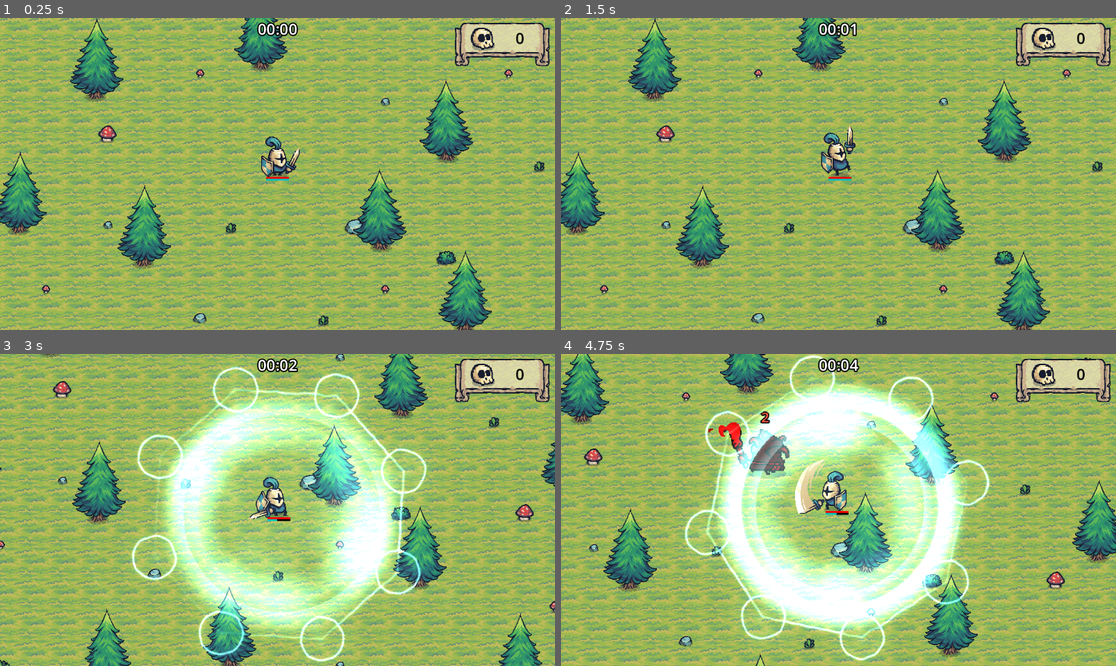
Above: before the commit, frames 1-4 (two rows, left to right).
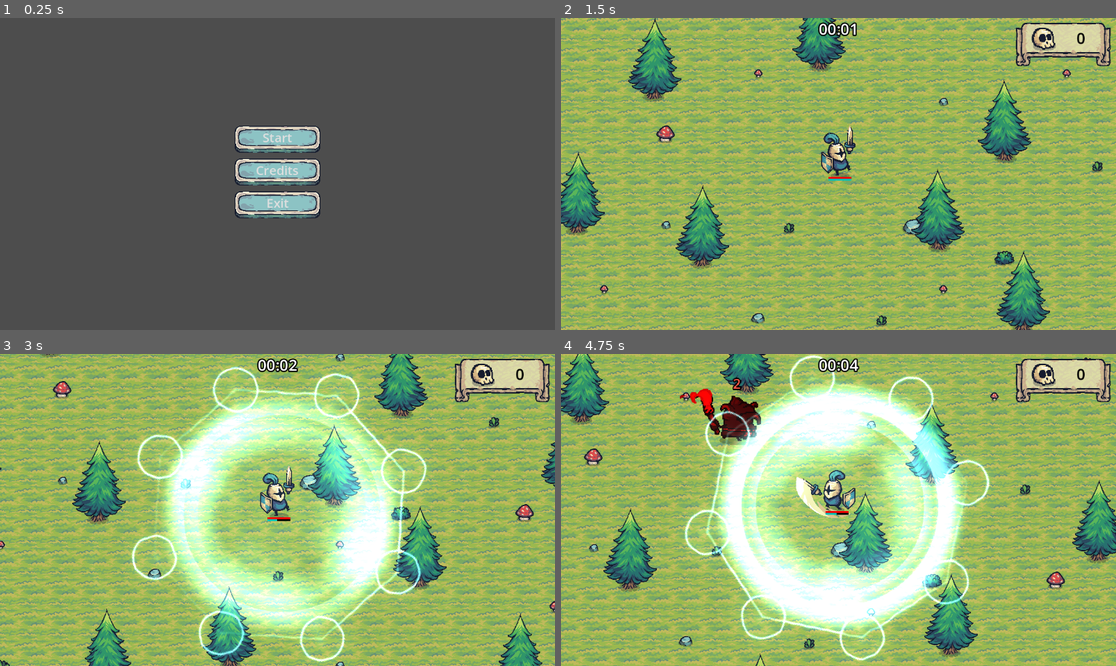
Above: after the commit, the same moments.

Repository: GracilianoOG/godot-dio-tiny-swords
Game: Godot game, scene res://ui/game_menu.tscn
Same seed, same stepped clock (60 frames per second), same inputs: the game is played once before the commit and once after it. Before the commit the project starts from res://main.tscn.
Inputs (mouse positions are in pixels of both pictures, inside the frame that each line leads up to):
- Up to frame 1 (0.25 s): no input
- Up to frame 2 (1.5 s): click (838, 142) at 0.5 s, where only the run after the commit has a clickable "Start"; move the mouse to (960, 158) at 1.27 s; hold D (move_right) from 1.28 s (still down); click (960, 158) at 1.35 s
- Up to frame 3 (3 s): move the mouse to (166, 525) at 2.02 s; release D (move_right) at 2.03 s; hold S (move_down) 2.03-2.78 s; tap F (special) at 2.1 s; move the mouse to (333, 441) at 2.77 s; hold D (move_right) from 2.78 s (still down); click (333, 441) at 2.85 s
- Up to frame 4 (4.75 s): move the mouse to (810, 572) at 3.52 s; release D (move_right) at 3.53 s; hold W (move_up) 3.53-4.28 s; tap F (special) at 3.6 s; move the mouse to (1005, 556) at 4.27 s; hold A (move_left) from 4.28 s (still down); click (1005, 556) at 4.35 s

The runs differ from the first frame. In frame 1, 100% of the frame differs, in the area x 0-100%, y 0-100%; in frame 2, nothing differs; in frame 3, 0.6%; in frame 4, 3.3%.

Commit message:
Change main scene to game menu

Diff:
--- a/project.godot
+++ b/project.godot
@@ -11,7 +11,7 @@
 [application]
 
 config/name="Tiny Swords"
-run/main_scene="res://main.tscn"
+run/main_scene="res://ui/game_menu.tscn"
 config/features=PackedStringArray("4.2", "Forward Plus")
 config/icon="res://icon.svg"
 
